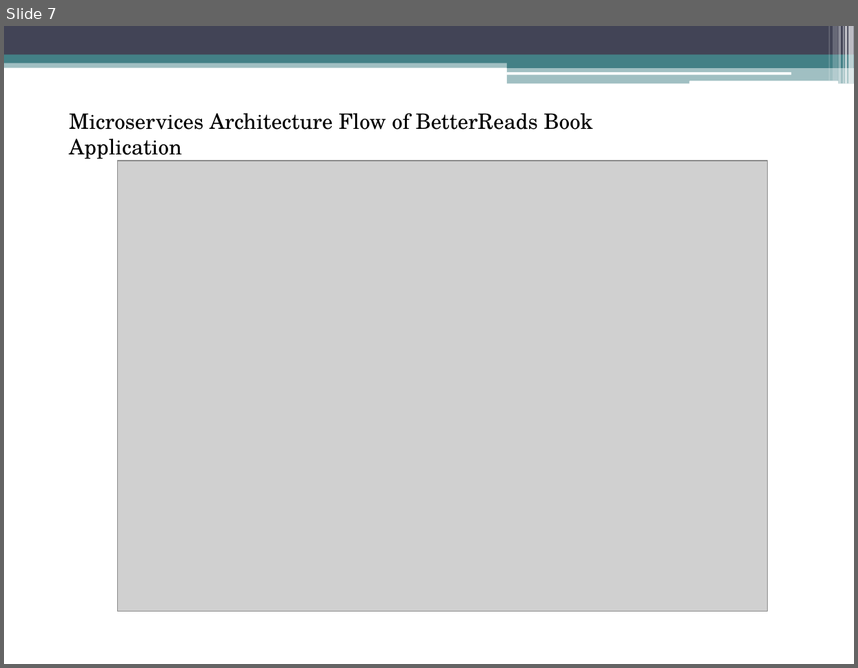
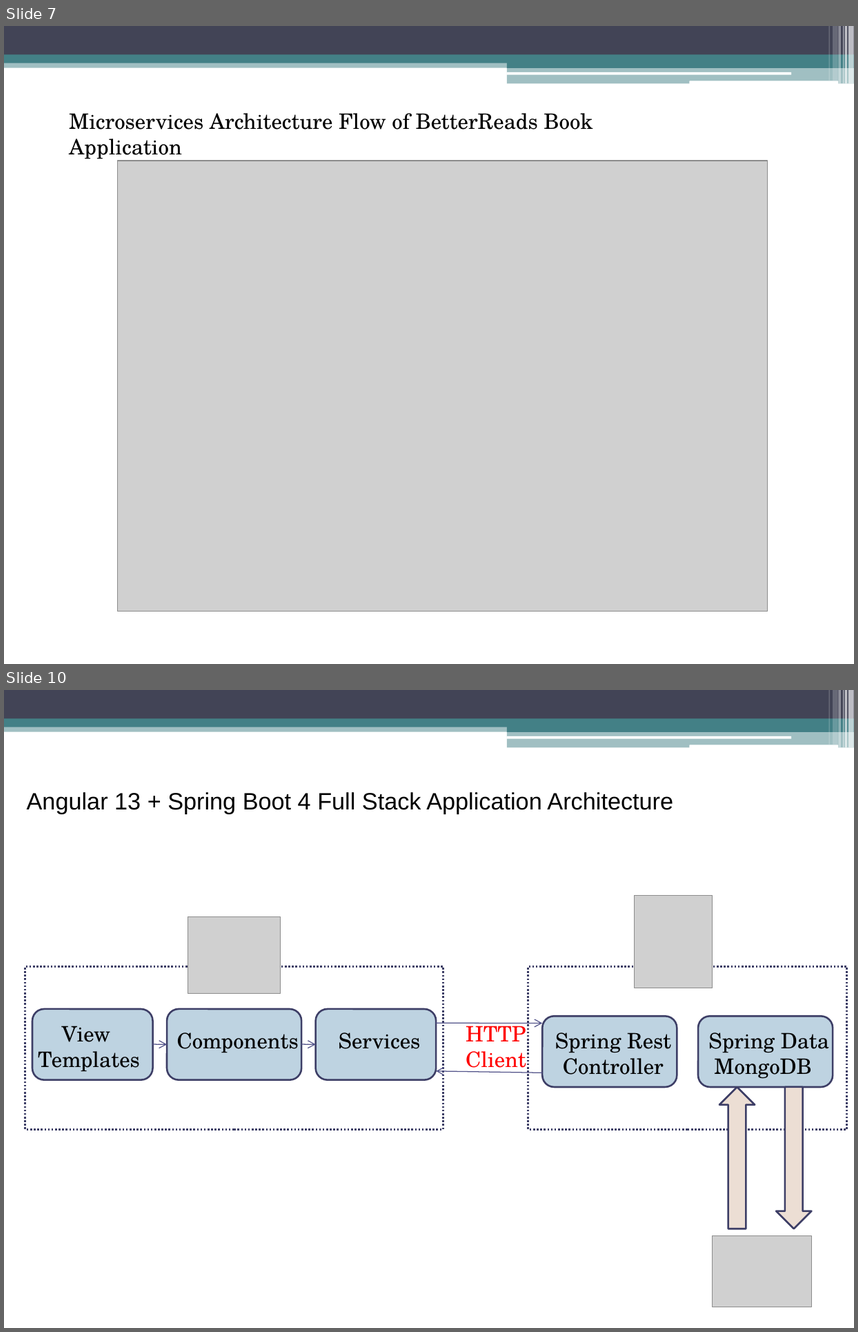
Before and after one commit to HeeramaniMadhwani/Case-Study-Book-Application, a slide deck: BetterReads-BookApp-PPT.pptx. Shown one above the other, each under a label of ours: slide 7 before the commit, slides 7 and 10 after it; the slides between them are not shown. The pictures are 858x668 and 858x1332 pixels, drawn with LibreOffice and Linux fonts; fonts in the diff are those of the drawing; grey boxes stand for pictures. Boxes give left, top, right and bottom in pixels: in the first picture for what was removed or moved away, otherwise in the second. Text is boxed around its words. In the diff, an @@ line names an element or a change of style, - is before the commit and + after.

```diff
--- a/BetterReads-BookApp-PPT.pptx
+++ b/BetterReads-BookApp-PPT.pptx
@@ slide 10 added at <box>4,690,854,1328</box>, background #FFFFFF; not listed: 13 template elements that a slide beside it also shows @@
@@ text added at <box>27,792,673,814</box>, 20 pt, text #000000 @@
+Angular 13 + Spring Boot 4 Full Stack Application Architecture
@@ picture added at <box>635,896,713,988</box> @@
@@ picture added at <box>188,917,280,994</box> @@
@@ rectangle added at <box>25,966,444,1130</box>, outline #3D3E66 1.5 pt dashed @@
@@ rectangle added at <box>528,966,847,1130</box>, outline #3D3E66 1.5 pt dashed @@
@@ rounded rectangle added at <box>32,1009,153,1079</box>, fill #BED3E1, outline #3D3E66 1.5 pt @@
@@ rounded rectangle added at <box>168,1009,301,1079</box>, fill #BED3E1, outline #3D3E66 1.5 pt @@
@@ rounded rectangle added at <box>316,1009,437,1079</box>, fill #BED3E1, outline #3D3E66 1.5 pt @@
@@ rounded rectangle added at <box>542,1016,677,1086</box>, fill #BED3E1, outline #3D3E66 1.5 pt @@
@@ rounded rectangle added at <box>699,1016,833,1086</box>, fill #BED3E1, outline #3D3E66 1.5 pt @@
@@ text added at <box>38,1025,140,1072</box>, 18 pt, text #000000 @@
+View
+Templates
@@ text added at <box>177,1032,299,1053</box>, 18 pt, text #000000 @@
+Components
@@ text added at <box>339,1032,421,1049</box>, 18 pt, text #000000 @@
+Services
@@ arrow added from (436, 1023) to (542, 1023), #53548A 0.75 pt @@
@@ text added at <box>466,1022,526,1073</box>, 18 pt, text #FF0000 @@
+HTTP
+Client
@@ text added at <box>555,1032,671,1074</box>, 18 pt, text #000000 @@
+Spring Rest Controller
@@ text added at <box>708,1032,829,1078</box>, 18 pt, text #000000 @@
+Spring Data
+MongoDB
@@ arrow added from (153, 1044) to (168, 1045), #53548A 0.75 pt @@
@@ arrow added from (301, 1044) to (316, 1045), #53548A 0.75 pt @@
@@ arrow added from (542, 1072) to (436, 1071), #53548A 0.75 pt @@
@@ right arrow added at <box>720,1087,755,1228</box>, fill #ECDED4, outline #3D3E66 1.5 pt @@
@@ right arrow added at <box>776,1087,812,1228</box>, fill #ECDED4, outline #3D3E66 1.5 pt @@
@@ picture added at <box>712,1236,811,1306</box> @@
```
Also in this commit, not shown: 2 slides changed, 3 other slides added.
